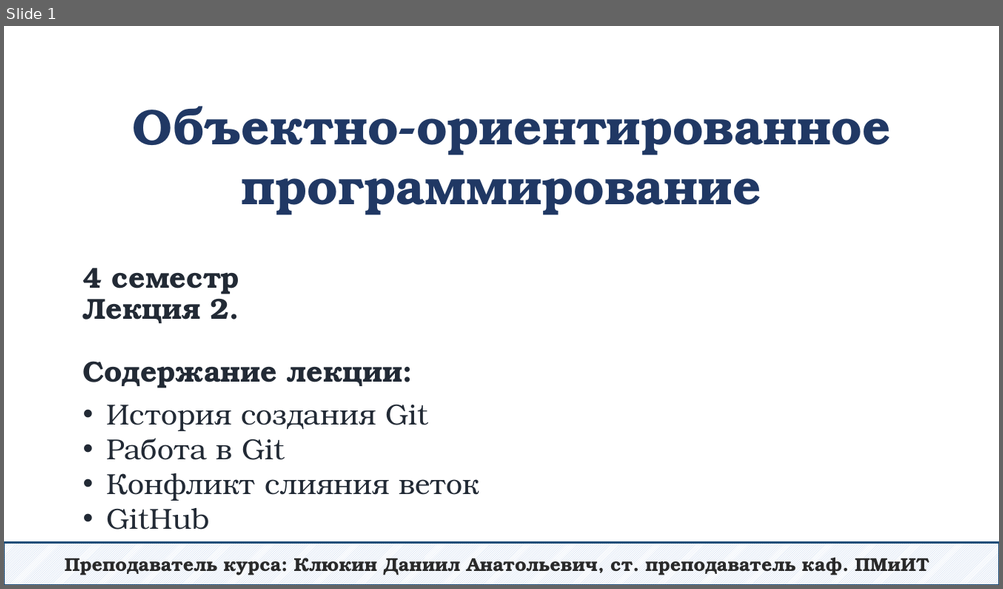
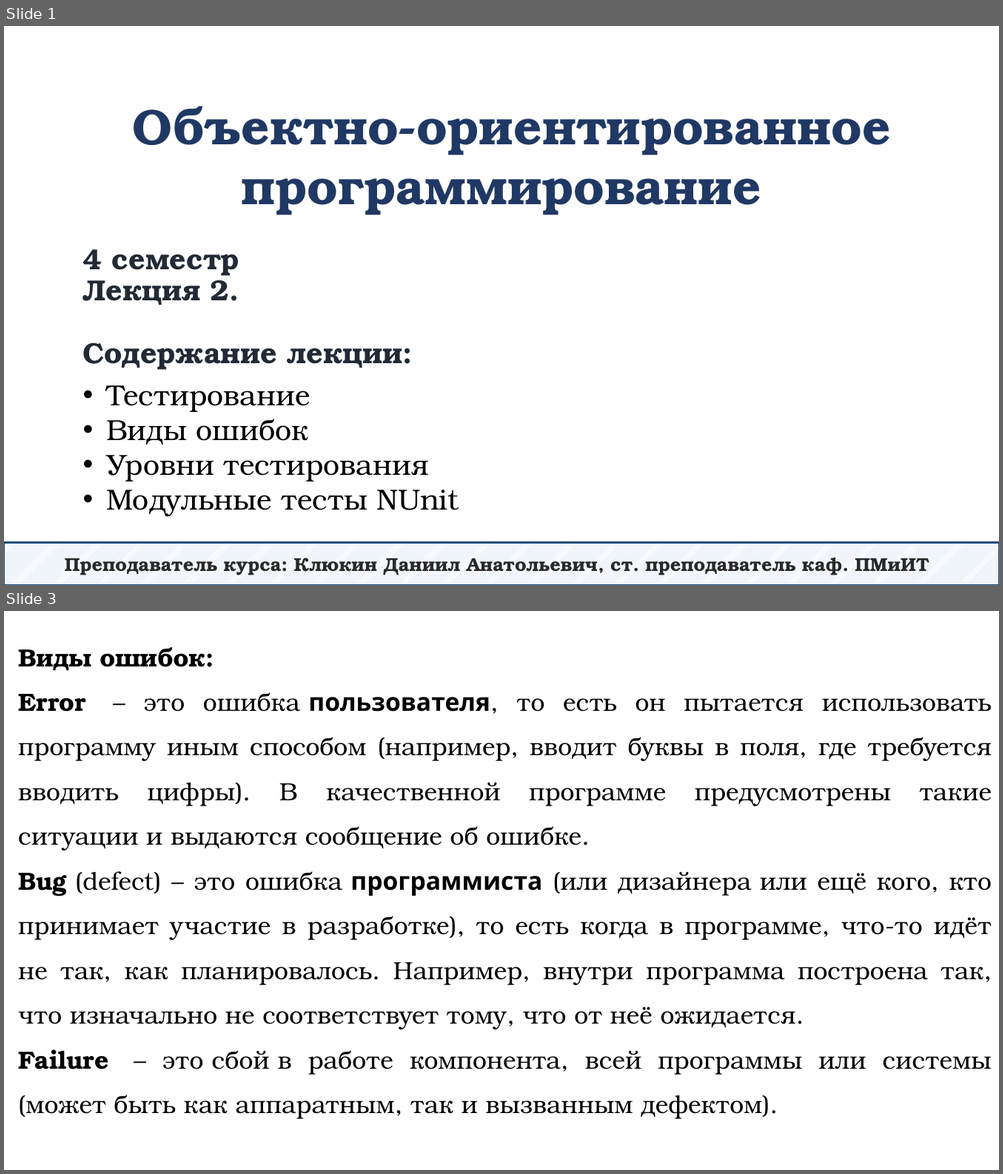
Before and after one commit to DaniilKlyukin/OOP-4, a slide deck: Лекции/ООП 1 лек 2.pptx. Shown one above the other, each under a label of ours: slide 1 before the commit, slides 1 and 3 after it; the slides between them are not shown. The pictures are 1003x589 and 1003x1174 pixels, drawn with LibreOffice and Linux fonts; fonts in the diff are those of the drawing. Boxes give left, top, right and bottom in pixels: in the first picture for what was removed or moved away, otherwise in the second. Text is boxed around its words. In the diff, an @@ line names an element or a change of style, - is before the commit and + after.

```diff
--- a/Лекции/ООП 1 лек 2.pptx
+++ b/Лекции/ООП 1 лек 2.pptx
@@ slide 3 added at [4, 611, 999, 1170], background #FFFFFF @@
@@ text added at [18, 647, 992, 1119], 24 pt, text #000000 @@
+Виды ошибок:
+Error – это ошибка пользователя, то есть он пытается использовать программу иным способом (например, вводит буквы в поля, где требуется вводить цифры). В качественной программе предусмотрены такие ситуации и выдаются сообщение об ошибке.
+Bug (defect) – это ошибка программиста (или дизайнера или ещё кого, кто принимает участие в разработке), то есть когда в программе, что-то идёт не так, как планировалось. Например, внутри программа построена так, что изначально не соответствует тому, что от неё ожидается.
+Failure – это сбой в работе компонента, всей программы или системы (может быть как аппаратным, так и вызванным дефектом).
@@ slide 1 changed as well @@
@@ title "4 семестр Лекция 2. Содержание ...": place and size @@
-title "4 семестр Лекция 2. Содержание ..." at [83, 268, 403, 389]
+title "4 семестр Лекция 2. Содержание ..." at [83, 249, 403, 370]
@@ text at [106, 386, 459, 517]: text changed; text colour #222A35 to #000000 @@
-• История создания Git
-• Работа в Git
-• Конфликт слияния веток
-• GitHub
+• Тестирование
+• Виды ошибок
+• Уровни тестирования
+• Модульные тесты NUnit
```
Also in this commit, not shown: 25 other slides added, 47 slides removed.
